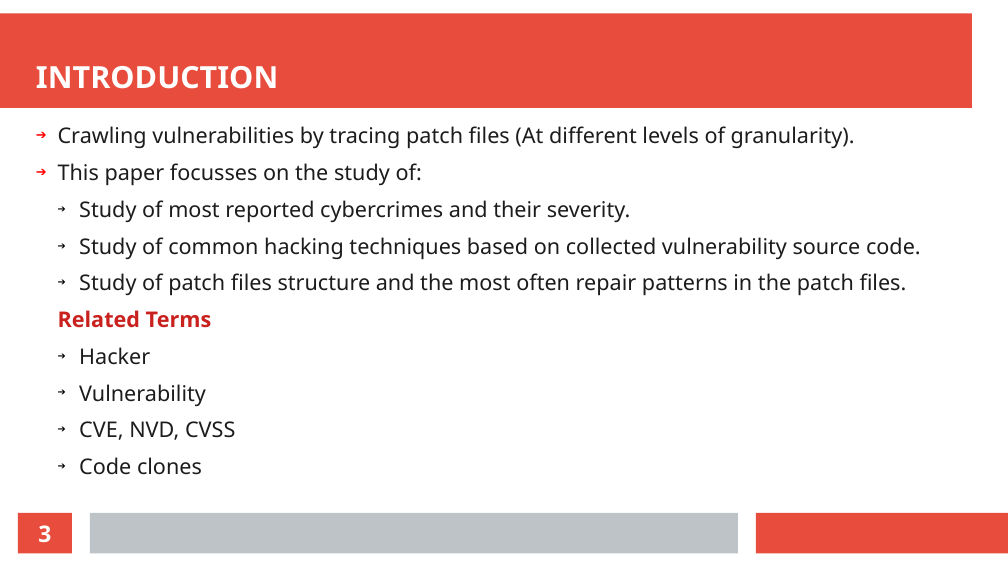
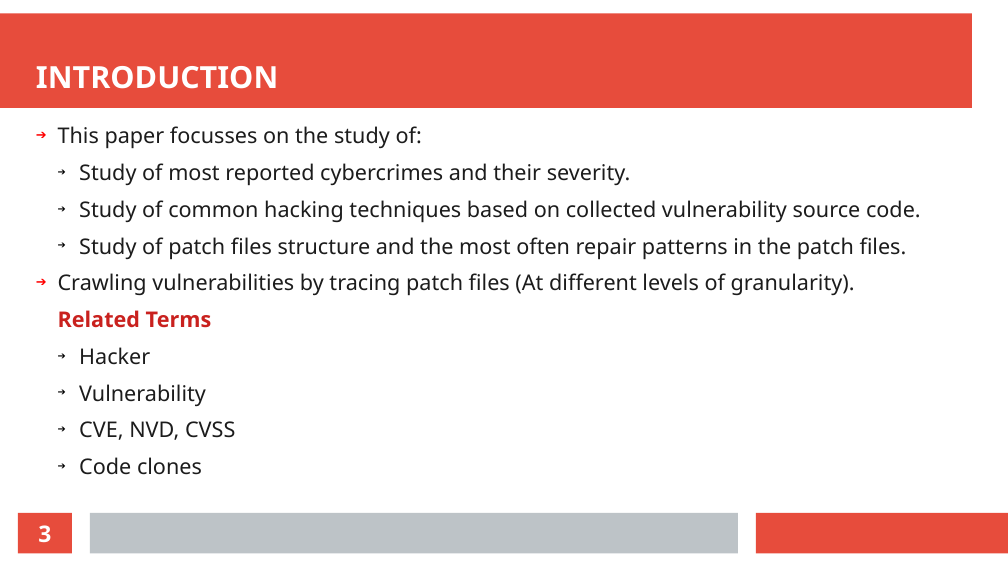
Before and after one commit to Kiran-Sayi/Kiran-Sayi.github.io, a slide deck: slide 3 of Seminar_Kiran_Sayi.odp. Drawn at 1008x567 pixels with LibreOffice and Linux fonts; fonts in the diff are those of the drawing. Boxes give left, top, right and bottom in pixels: in the first picture for what was removed or moved away, otherwise in the second. Text is boxed around its words. In the diff, an @@ line names an element or a change of style, - is before the commit and + after.

```diff
--- a/Seminar_Kiran_Sayi.odp
+++ b/Seminar_Kiran_Sayi.odp
@@ text at [58,126,855,149]: paragraph removed @@
-➔ Crawling vulnerabilities by tracing patch files (At different levels of granularity).
@@ text at [58,273,855,296]: paragraph added @@
+➔ Crawling vulnerabilities by tracing patch files (At different levels of granularity).
```
Also in this commit, not shown: 2 other slides changed, 6 other files.
